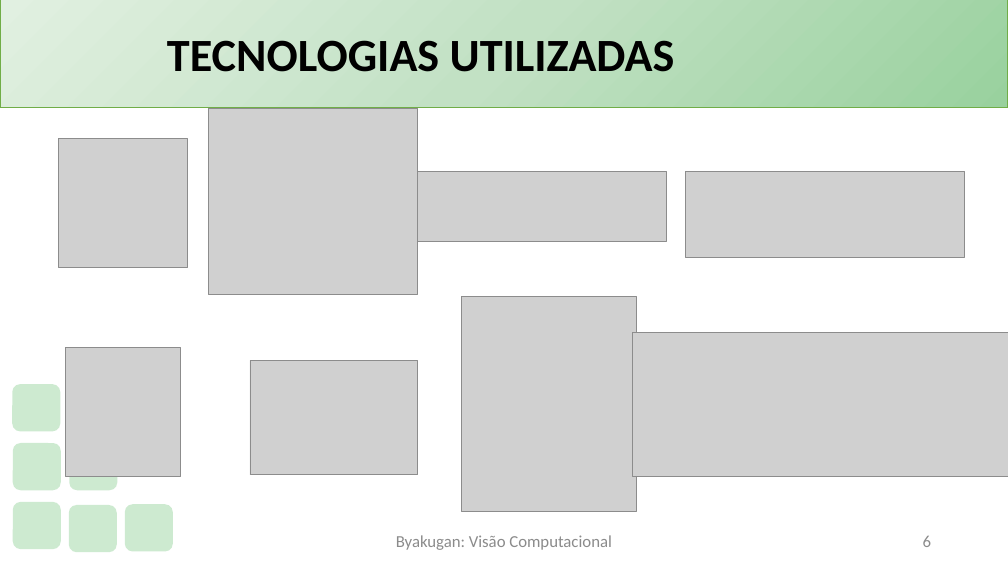
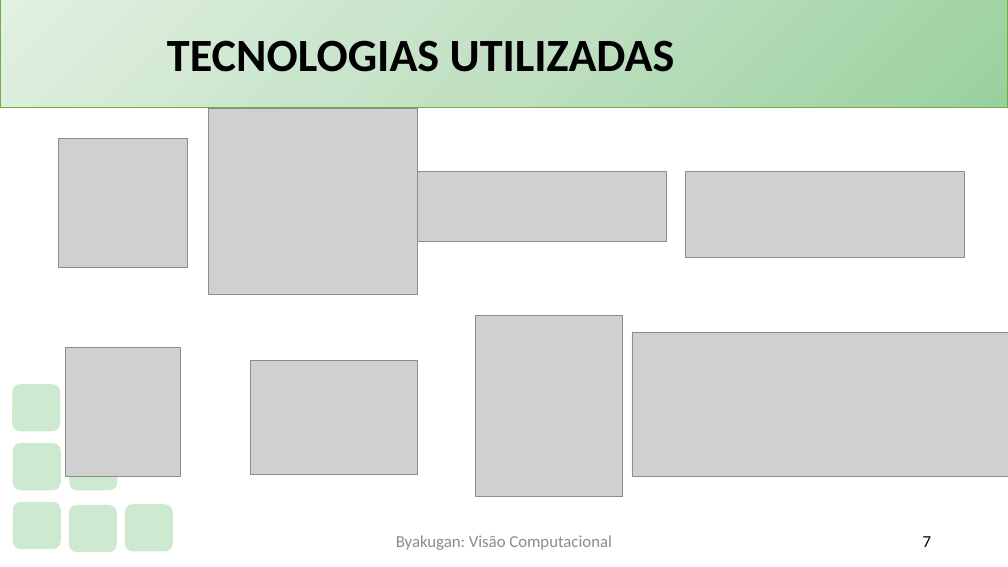
Before and after one commit to PauloVLB/Projeto_Integrador, a slide deck: slide 7 of Slide.pptx (slide 6 before the commit). Drawn at 1008x567 pixels with LibreOffice and Linux fonts; fonts in the diff are those of the drawing; grey boxes stand for pictures; background and template pictures are left out. Boxes give left, top, right and bottom in pixels: in the first picture for what was removed or moved away, otherwise in the second. Text is boxed around its words. In the diff, an @@ line names an element or a change of style, - is before the commit and + after.

```diff
--- a/Slide.pptx
+++ b/Slide.pptx
@@ picture: place and size @@
-picture at (462,296,637,511)
+picture at (476,315,623,497)
@@ page number at (923,536,931,547): text changed; text colour #8C8C8C to #000000 @@
-6
+7
```
Also in this commit, not shown: 4 other slides changed, 1 slide added, 4 other files.
